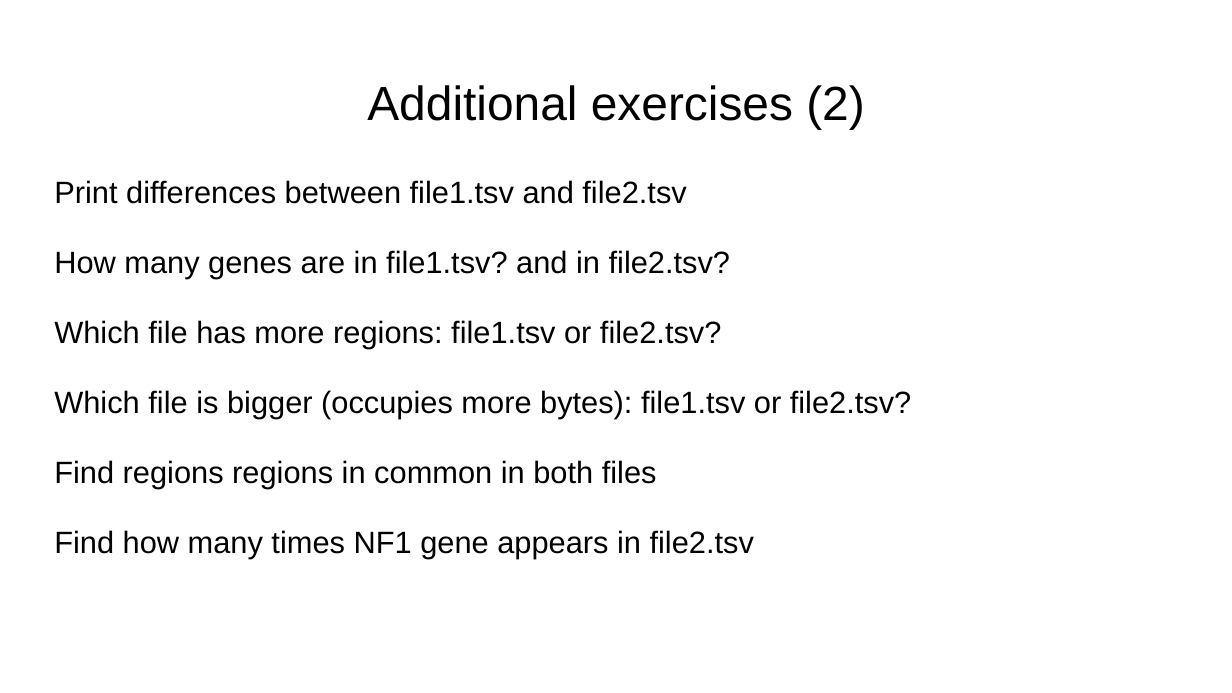
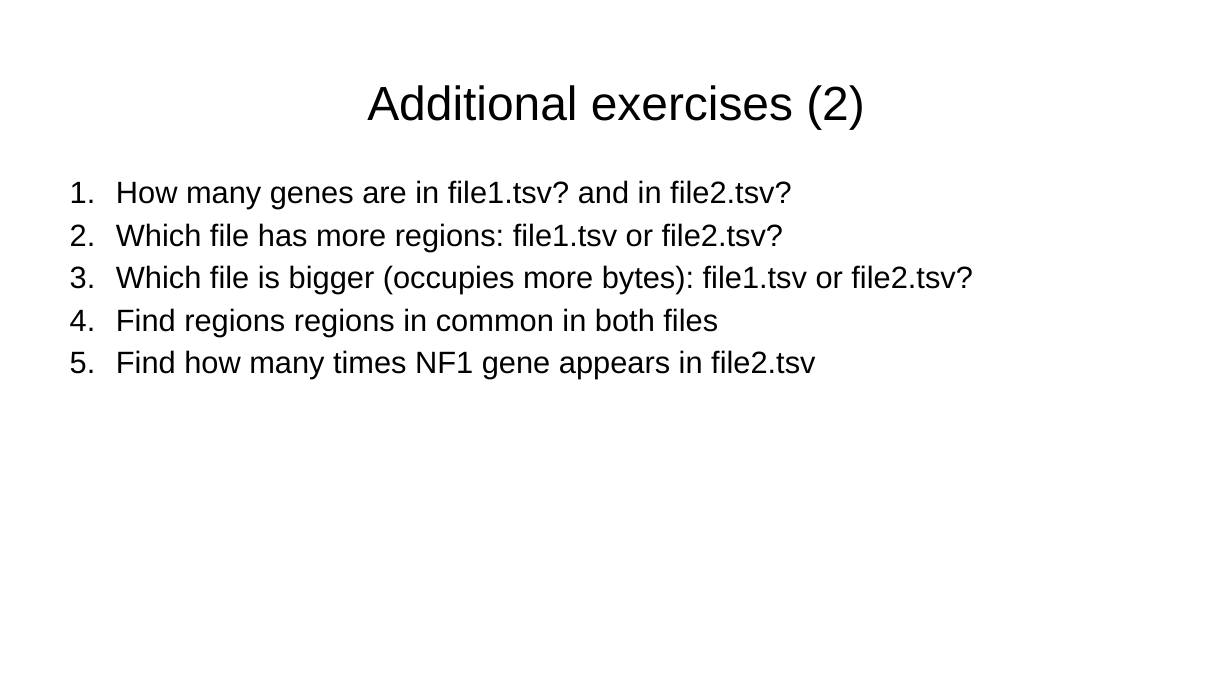
Before and after one commit to FusterTormo/BioinfoWorkshop, a slide deck: slide 55 of Introduction_to_Linux.pptx. Drawn at 1232x693 pixels with LibreOffice and Linux fonts; fonts in the diff are those of the drawing. Boxes give left, top, right and bottom in pixels: in the first picture for what was removed or moved away, otherwise in the second. Text is boxed around its words. In the diff, an @@ line names an element or a change of style, - is before the commit and + after.

Commit message:
Modified additional exercises in presentation

```diff
--- a/Introduction_to_Linux.pptx
+++ b/Introduction_to_Linux.pptx
@@ text "How many genes are in ..." at box(116, 180, 972, 379): bullet none to 1.; less space between paragraphs @@
@@ text at box(54, 180, 686, 204): paragraph removed @@
-Print differences between file1.tsv and file2.tsv
```
Also in this commit, not shown: 2 other slides changed, 1 other file.
